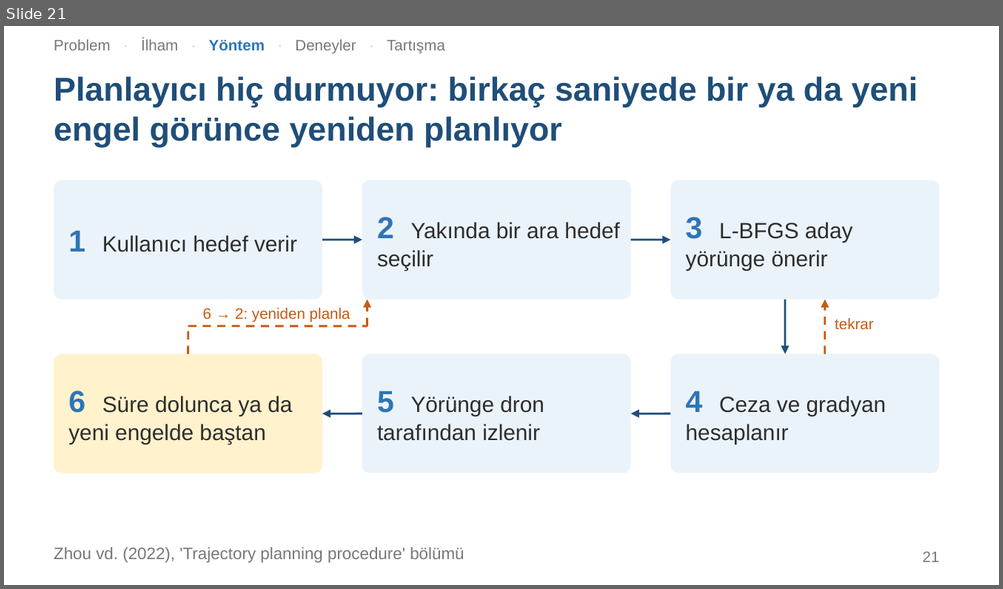
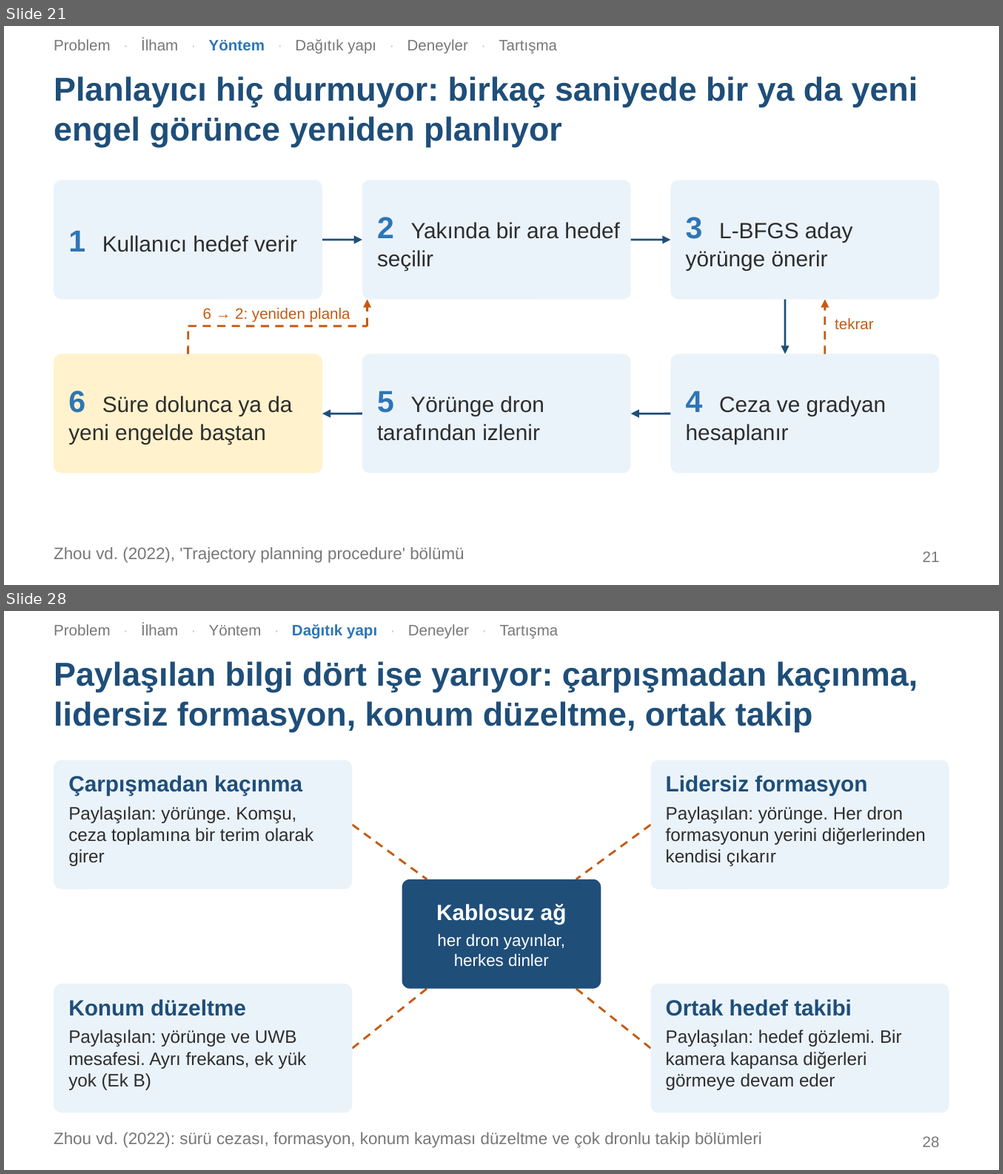
Before and after one commit to SamedBilginAlternet/zhou2022-swarm-sunum, a slide deck: Zhou2022_Suru_Sunumu.pptx. Shown one above the other, each under a label of ours: slide 21 before the commit, slides 21 and 28 after it; the slides between them are not shown. The pictures are 1003x589 and 1003x1174 pixels, drawn with LibreOffice and Linux fonts; fonts in the diff are those of the drawing. Boxes give left, top, right and bottom in pixels: in the first picture for what was removed or moved away, otherwise in the second. Text is boxed around its words. In the diff, an @@ line names an element or a change of style, - is before the commit and + after.

```diff
--- a/Zhou2022_Suru_Sunumu.pptx
+++ b/Zhou2022_Suru_Sunumu.pptx
@@ slide 28 added at (x1=4, y1=611, x2=999, y2=1170), background #FFFFFF @@
@@ text added at (x1=54, y1=624, x2=558, y2=639), 11 pt, text #777777 @@
+Problem · İlham · Yöntem · Dağıtık yapı · Deneyler · Tartışma
@@ title added at (x1=54, y1=661, x2=918, y2=732), 24 pt, text #1F4E79, bold @@
+Paylaşılan bilgi dört işe yarıyor: çarpışmadan kaçınma, lidersiz formasyon, konum düzeltme, ortak takip
@@ rounded rectangle added at (x1=54, y1=760, x2=352, y2=889), fill #EBF3FA @@
@@ rounded rectangle added at (x1=651, y1=760, x2=949, y2=889), fill #EBF3FA @@
@@ text added at (x1=68, y1=775, x2=313, y2=866), 13 pt, text #2D2D2D @@
+Çarpışmadan kaçınma
+Paylaşılan: yörünge. Komşu, ceza toplamına bir terim olarak girer
@@ text added at (x1=666, y1=775, x2=925, y2=866), 13 pt, text #2D2D2D @@
+Lidersiz formasyon
+Paylaşılan: yörünge. Her dron formasyonun yerini diğerlerinden kendisi çıkarır
@@ line added from (352, 825) to (427, 880), #C55A11 1.5 pt dashed @@
@@ line added from (651, 825) to (576, 880), #C55A11 1.5 pt dashed @@
@@ rounded rectangle added at (x1=402, y1=880, x2=600, y2=989), fill #1F4E79 @@
@@ text added at (x1=436, y1=904, x2=566, y2=967), 12 pt, text #FFFFFF @@
+Kablosuz ağ
+her dron yayınlar, herkes dinler
@@ rounded rectangle added at (x1=54, y1=984, x2=352, y2=1113), fill #EBF3FA @@
@@ rounded rectangle added at (x1=651, y1=984, x2=949, y2=1113), fill #EBF3FA @@
@@ text added at (x1=68, y1=999, x2=307, y2=1091), 13 pt, text #2D2D2D @@
+Konum düzeltme
+Paylaşılan: yörünge ve UWB mesafesi. Ayrı frekans, ek yük yok (Ek B)
@@ line added from (352, 1048) to (427, 989), #C55A11 1.5 pt dashed @@
@@ line added from (651, 1048) to (576, 989), #C55A11 1.5 pt dashed @@
@@ text added at (x1=666, y1=999, x2=902, y2=1091), 13 pt, text #2D2D2D @@
+Ortak hedef takibi
+Paylaşılan: hedef gözlemi. Bir kamera kapansa diğerleri görmeye devam eder
@@ text added at (x1=54, y1=1133, x2=762, y2=1148), 12 pt, text #777777 @@
+Zhou vd. (2022): sürü cezası, formasyon, konum kayması düzeltme ve çok dronlu takip bölümleri
@@ page number added at (x1=922, y1=1137, x2=939, y2=1147), 11 pt, text #777777 @@
+28
@@ slide 21 changed as well @@
@@ text at (x1=54, y1=39, x2=557, y2=54): text changed @@
-Problem · İlham · Yöntem · Deneyler · Tartışma
+Problem · İlham · Yöntem · Dağıtık yapı · Deneyler · Tartışma
```
Also in this commit, not shown: 35 other slides changed, 7 other slides added, 3 other files.
